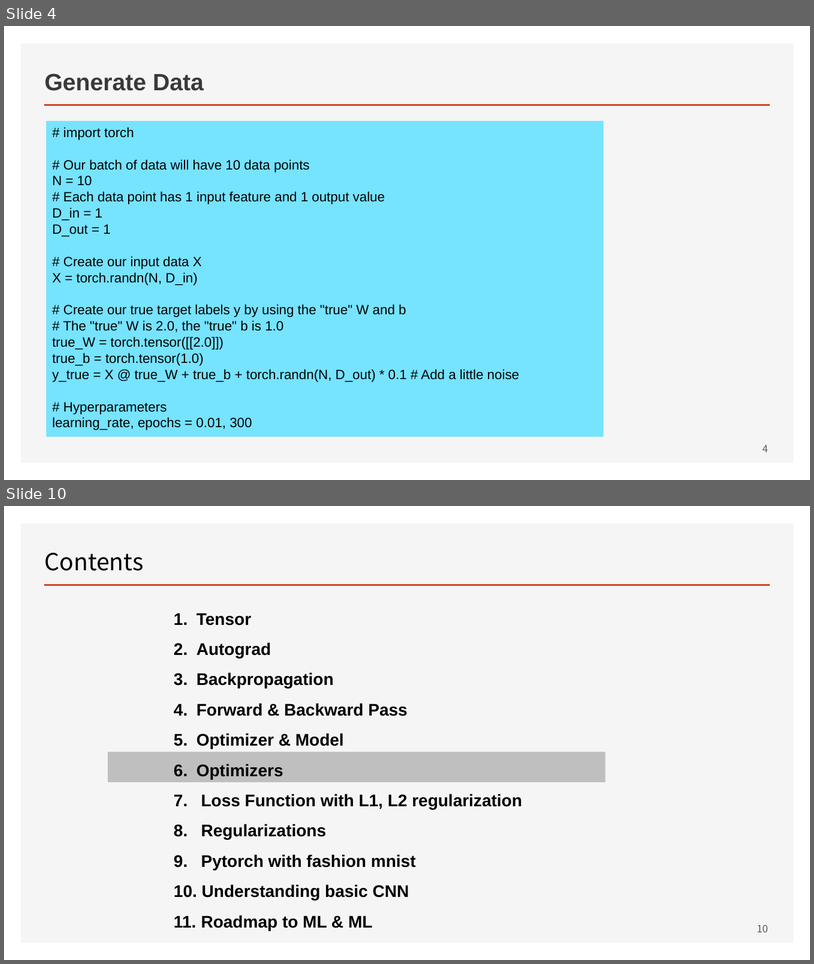
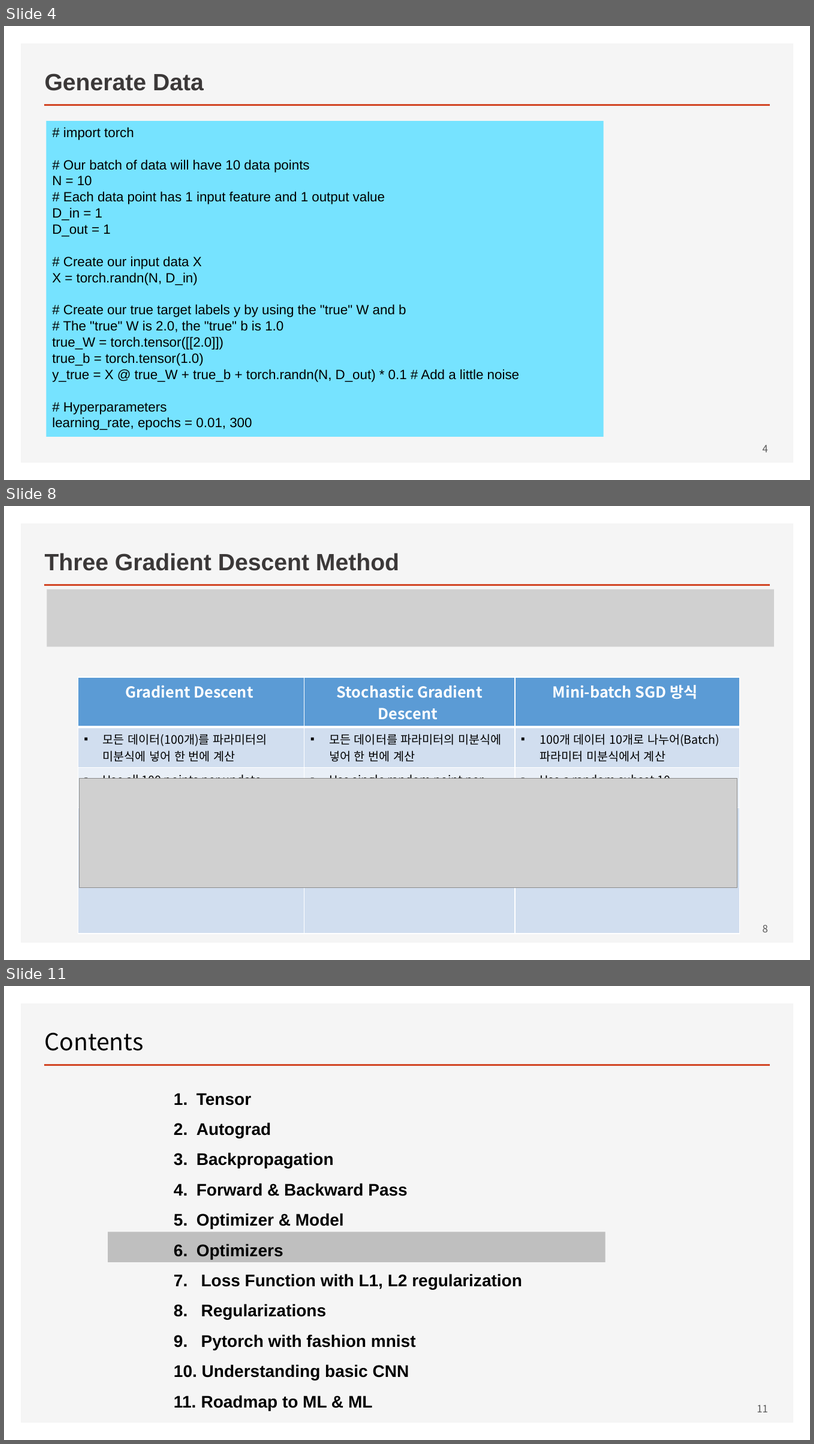
Before and after one commit to ancestor9/mathematics-for-machine-learning, a slide deck: Linear_Algebra/w5_03_Deep_Learning_with_pytorch.pptx. Shown one above the other, each under a label of ours: slides 4 and 10 before the commit, slides 4, 8 and 11 after it; the slides between them are not shown. The pictures are 814x964 and 814x1444 pixels, drawn with LibreOffice and Linux fonts; fonts in the diff are those of the drawing; grey boxes stand for pictures. Boxes give left, top, right and bottom in pixels: in the first picture for what was removed or moved away, otherwise in the second. Text is boxed around its words. In the diff, an @@ line names an element or a change of style, - is before the commit and + after.

```diff
--- a/Linear_Algebra/w5_03_Deep_Learning_with_pytorch.pptx
+++ b/Linear_Algebra/w5_03_Deep_Learning_with_pytorch.pptx
@@ slide 8 added at (x1=4, y1=506, x2=810, y2=960), background #FFFFFF; not listed: 2 template elements that a slide beside it also shows @@
@@ title added at (x1=45, y1=553, x2=399, y2=571), 28 pt, text #3B3838, bold @@
+Three Gradient Descent Method
@@ picture added at (x1=47, y1=589, x2=775, y2=647) @@
@@ table added at (x1=78, y1=677, x2=740, y2=895), 4 rows, 3 columns @@
+Gradient Descent | Stochastic Gradient Descent | Mini-batch SGD 방식
+모든 데이터(100개)를 파라미터의 미분식에 넣어 한 번에 계산 | 모든 데이터를 파라미터의 미분식에 넣어 한 번에 계산 | 100개 데이터 10개로 나누어(Batch) 파라미터 미분식에서 계산
+Use all 100 points per update | Use single random point per update | Use a random subset 10 points(batch) per update
+ |  | 
@@ picture added at (x1=79, y1=778, x2=738, y2=887) @@
@@ page number added at (x1=763, y1=924, x2=768, y2=932), 12 pt, text #595959 @@
+8
@@ what was slide 10 is now slide 11 @@
@@ page number at (x1=757, y1=1404, x2=768, y2=1412): text changed @@
-10
+11
```
Also in this commit, not shown: 6 slides changed.
